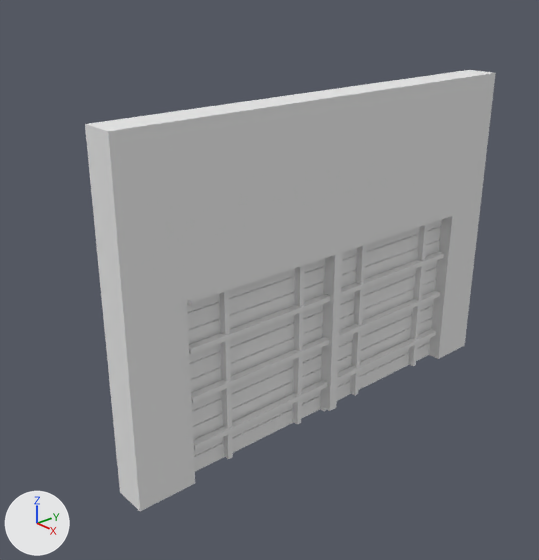
The Blender file Assets/Raw/Warehouse/Big Warehouse Wall.blend as it was, and as the next commit left it.
The view is the same before and after, from a 50 mm camera at (13.75, -13.95, 8.37) aimed at (-0.81, -1.36, 0.28). Arrows for +X, +Y and +Z are at lower left; the lights stay in place.
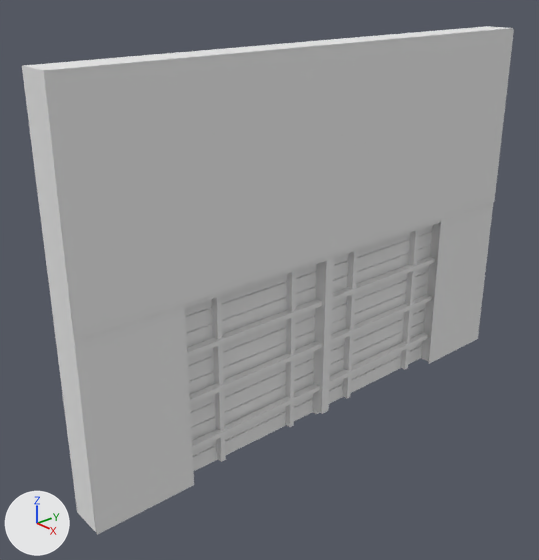
Boxes (x1, y1, x2, y2) around the edits, measured in the pictures (539 x 560 px):
'Cube', reshaped, moved (19% wider, 15% taller)
    before: (85, 70, 496, 511)
    after: (22, 26, 513, 532)
'Plane', added
    after: (44, 30, 514, 535)

Edits to the bpy script that builds the scene:
```text
Add mat_material_001:
    mat_material_001 = diffuse_material('Material.001')
    mat_material_001.base_color = (0.115, 0.115, 0.115)  # dark grey #5f5f5f
Add mat_material_003:
    mat_material_003 = diffuse_material('Material.003')
    mat_material_003.base_color = (0.8, 0.8, 0.8)  # white #e7e7e7
Change me_cube:
    used by ob_cube; location = (0.0, 0.0, 0.0); scale = (0.0684, 5.33, 4.01)
    remove me_cube.from_pydata(...)  # 1160 vertices, 1140 faces; spans x -6.7..9.0, y -1.3..1.2, z -1.0..1.3
    add me_cube.from_pydata(...)  # 1218 vertices, 1165 faces; spans x -6.7..7.3, y -1.5..1.5, z -1.0..1.7
    me_cube part 1: 268 vertices moved from x -6.7..7.3, y -1.3..1.2, z -1.0..1.3 to x -6.7..7.3, y -1.5..1.5, z -1.0..1.3; 24 vertices removed from x -6.7..9.0, y -1.3..1.2, z 0.3..1.3; 66 vertices added at x -6.7..7.3, y -1.5..1.5, z 1.3..1.7
    remove me_cube.materials.append(mat_material_002)  # grey #858585
    add me_cube.materials.append(mat_material_001)  # dark grey #5f5f5f
Add me_plane:
    me_plane.from_pydata([(-1.0, -0.99, 0.01), (1.0, -0.99, 0.01), (-1.0, 1.03, 0.01), (1.0, 1.03, 0.01), (-1.0, -0.62, 0.01), (1.0, -0.62, 0.01), (1.0, 0.68, 0.01), (-1.0, 0.68, 0.01), (-2.89, -0.99, 0.05), (-0.89, -0.99, 0.05), (-2.89, -0.62, 0.05), (-0.89, -0.62, 0.05), (-2.88, 0.66, 0.05), (-0.88, 0.66, 0.05), (-2.88, 1.03, 0.05), (-0.88, 1.03, 0.05)], [], [(7, 6, 3, 2), (0, 1, 5, 4), (4, 5, 6, 7), (8, 9, 11, 10), (12, 13, 15, 14)])
    me_plane.materials.append(mat_material_003)  # white #e7e7e7
Change ob_cube:
    ob_cube.location: (0.0, 0.0, 0.0) -> (-0.32, 0.0, -0.26)
Add ob_plane:
    ob_plane = bpy.data.objects.new('Plane', me_plane)
    ob_plane.location = (0.23, -0.11, 3.75)
    ob_plane.rotation_euler = (0.0, -1.578, 0.0)  # degrees (0, -90, 0)
    ob_plane.scale = (2.78, 7.7, 1.0)
```
